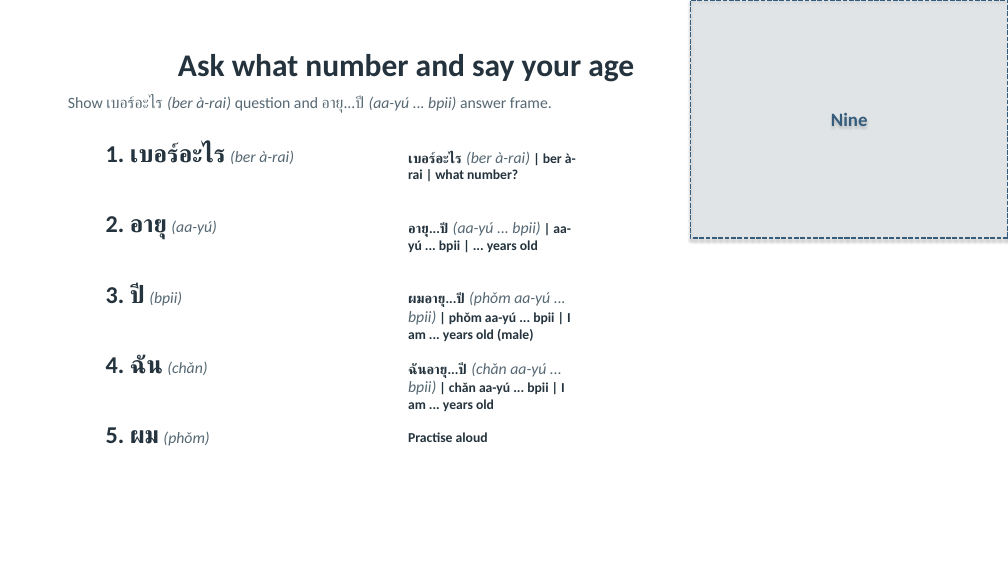
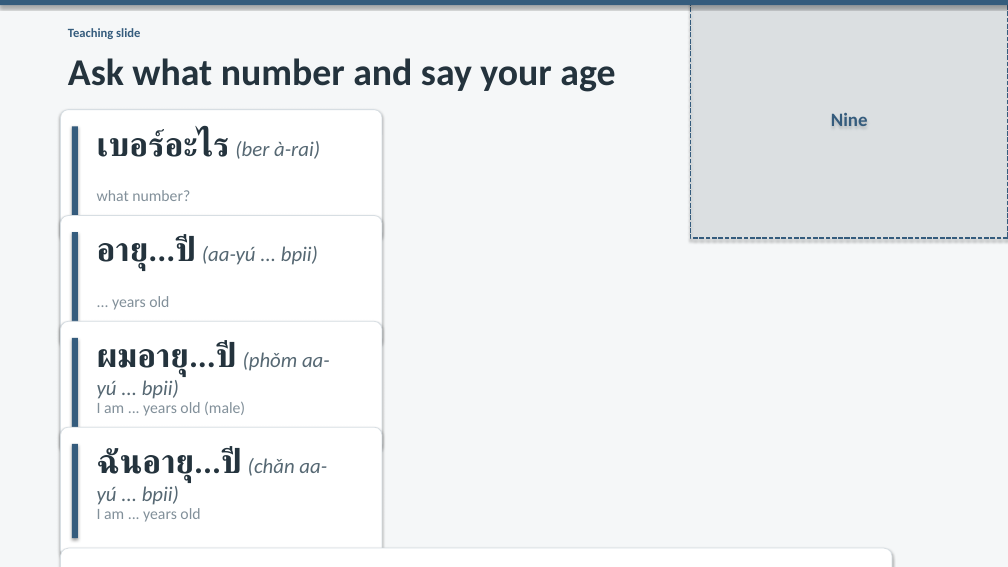
Before and after one commit to OTFTCS/thai-nine, a slide deck: slide 5 of course/modules/M01/L004/M01-L004-canva-deck.pptx. Drawn at 1008x567 pixels with LibreOffice and Linux fonts; fonts in the diff are those of the drawing; background and template pictures are left out. Boxes give left, top, right and bottom in pixels: in the first picture for what was removed or moved away, otherwise in the second. Text is boxed around its words. In the diff, an @@ line names an element or a change of style, - is before the commit and + after.

```diff
--- a/course/modules/M01/L004/M01-L004-canva-deck.pptx
+++ b/course/modules/M01/L004/M01-L004-canva-deck.pptx
@@ background picture (left out) to #F5F7F8 @@
@@ rectangle added at <box>0,0,1008,5</box>, fill #355C7D @@
@@ text added at <box>68,28,140,39</box>, 12 pt, text #355C7D, bold @@
+Teaching slide
@@ text "Ask what number and say ...": place and size @@
-text "Ask what number and say ..." at <box>178,54,634,82</box>
+text "Ask what number and say ..." at <box>68,58,615,92</box>
@@ text "Ask what number and say ..." at <box>68,58,615,92</box>: size 30 to 36 pt @@
@@ text removed at <box>60,53,160,79</box> @@
-Section 3
@@ rounded rectangle added at <box>60,110,382,240</box>, fill #FFFFFF, outline #D7DEE3 0.75 pt @@
@@ text removed at <box>68,95,552,113</box> @@
-Show เบอร์อะไร (ber à-rai) question and อายุ...ปี (aa-yú ... bpii) answer frame.
@@ rectangle added at <box>72,126,78,221</box>, fill #355C7D @@
@@ text at <box>97,130,320,159</box>: text changed; size 23 to 19.8 pt; text colour #24333D to #566873; bold off; italic on @@
-1. เบอร์อะไร (ber à-rai)
+เบอร์อะไร (ber à-rai)
@@ text removed at <box>408,151,576,179</box> @@
-เบอร์อะไร (ber à-rai) | ber à-rai | what number?
@@ text added at <box>97,190,190,201</box>, 15 pt, text #82909A @@
+what number?
@@ rounded rectangle added at <box>60,216,382,346</box>, fill #FFFFFF, outline #D7DEE3 0.75 pt @@
@@ rectangle added at <box>72,232,78,327</box>, fill #355C7D @@
@@ text at <box>97,236,318,271</box>: text changed; size 15 to 19.8 pt @@
-2. อายุ (aa-yú)
+อายุ...ปี (aa-yú ... bpii)
@@ text removed at <box>408,222,571,252</box> @@
-อายุ...ปี (aa-yú ... bpii) | aa-yú ... bpii | ... years old
@@ text added at <box>112,296,169,310</box>, 15 pt, text #82909A @@
+... years old
@@ text removed at <box>408,292,571,341</box> @@
-ผมอายุ...ปี (phǒm aa-yú ... bpii) | phǒm aa-yú ... bpii | I am ... years old (male)
@@ rounded rectangle added at <box>60,321,382,451</box>, fill #FFFFFF, outline #D7DEE3 0.75 pt @@
@@ rectangle added at <box>72,338,78,433</box>, fill #355C7D @@
@@ text at <box>97,341,330,399</box>: text changed; size 15 to 19.8 pt @@
-3. ปี (bpii)
+ผมอายุ...ปี (phǒm aa-yú ... bpii)
@@ text removed at <box>106,354,207,375</box> @@
-4. ฉัน (chǎn)
@@ text added at <box>97,402,245,416</box>, 15 pt, text #82909A @@
+I am ... years old (male)
@@ rounded rectangle added at <box>60,427,382,557</box>, fill #FFFFFF, outline #D7DEE3 0.75 pt @@
@@ rectangle added at <box>72,444,78,538</box>, fill #355C7D @@
@@ text at <box>97,447,327,505</box>: text changed; size 13 to 19.8 pt; text colour #24333D to #566873; bold off; italic on @@
-ฉันอายุ...ปี (chǎn aa-yú ... bpii) | chǎn aa-yú ... bpii | I am ... years old
+ฉันอายุ...ปี (chǎn aa-yú ... bpii)
@@ text removed at <box>106,427,209,446</box> @@
-5. ผม (phǒm)
@@ text removed at <box>408,432,488,442</box> @@
-Practise aloud
@@ text added at <box>97,508,200,522</box>, 15 pt, text #82909A @@
+I am ... years old
@@ rounded rectangle added at <box>60,548,892,567</box>, fill #FFFFFF, outline #D7DEE3 0.75 pt @@
```
Also in this commit, not shown: 8 other slides changed, 1 other file.
